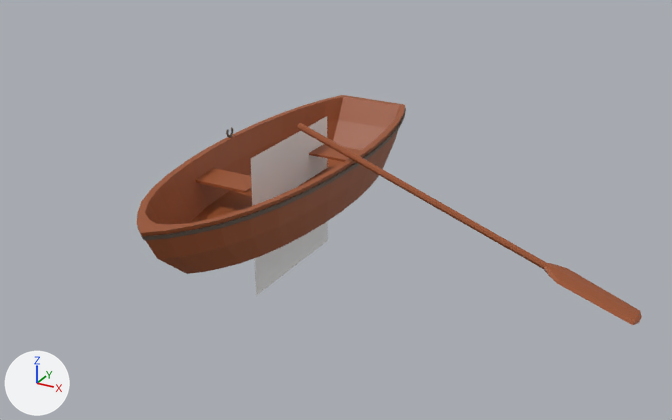
Two versions of the glTF model entities/ships/rowing_boat/rowing_boat.glb, one commit apart.
Rendered twice from a camera (50 mm lens) standing at (6.35, -10.28, 5.18) and looking at (0.7, 0.0, 0.04). The axes (+X, +Y, +Z) are drawn at lower left. The lights are the same throughout. Where no turn or scale is listed for an object, it has been applied to the vertices. Vertices at the same position are counted once.
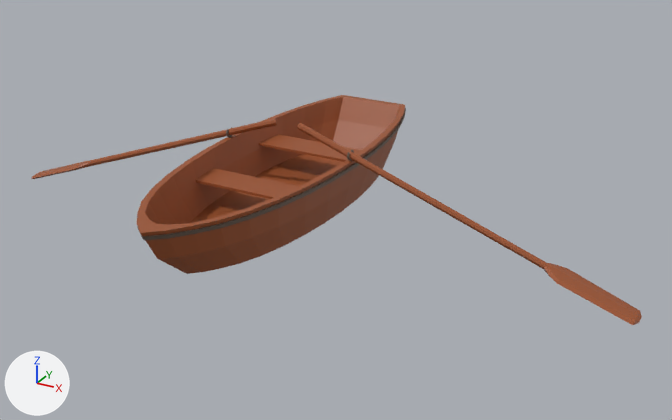
The newer file is also turned or shifted as a whole; pictures and numbers use the older file's frame.

Boxes [x1, y1, x2, y2] around the edits, measured in the pictures (672 x 420 px):
'Plane', deleted
    before: [251, 116, 328, 296]
'Cylinder.002', reshaped (77% wider)
    before: [297, 123, 642, 325]
    after: [31, 119, 642, 325]
part 1 of me_cube_001, added (brown)
    after: [259, 134, 323, 155]
part 2 of me_cube_002, added (brown)
    after: [245, 179, 299, 199]
part 3 of me_cylinder_004, added (brown)
    after: [31, 119, 278, 179]

The change in detail:
me_cube_001 is used by ob_cube; location (0.0, 0.0, 0.59).
me_cube_001 had 8 vertices, 10 faces and spanned x 0.0..0.883, y 0.471..0.944, z -0.016..0.016.
me_cube_001 now has 12 vertices, 20 faces and spans x -0.883..0.883, y 0.471..0.944, z -0.016..0.016.
Part 1, on me_cube_001:
4 vertices are added at (-0.883, 0.471, -0.016), (-0.883, 0.471, 0.016), (-0.839, 0.944, -0.016), (-0.839, 0.944, 0.016).
10 new faces join them.
me_cube_002 is used by ob_cube_001; location (0.0, -0.2, 0.59).
me_cube_002 had 8 vertices, 10 faces and spanned x -0.883..0.0, y -0.944..-0.471, z -0.016..0.016.
me_cube_002 now has 12 vertices, 20 faces and spans x -0.883..0.883, y -0.944..-0.471, z -0.016..0.016.
Part 2, on me_cube_002:
4 vertices are added at (0.883, -0.471, -0.016), (0.883, -0.471, 0.016), (0.838, -0.944, -0.016), (0.838, -0.944, 0.016).
10 new faces join them.
me_cylinder_004 has 56 vertices, 108 faces and spans x 0.16..4.88, y -0.31..0.14, z -0.49..1.24.
me_cylinder_004 is used by ob_cylinder_002; location (0.0, 0.0, 0.0).
me_cylinder_004 part 3: the loose piece of 56 vertices spanning x 0.16..4.88, y -0.31..0.14, z -0.49..1.24 is copied, and the copy is mirrored in x about the mesh origin; it spans x -4.88..-0.16, y -0.31..0.14, z -0.49..1.24.
Object 'Plane' (ob_plane) is deleted.
